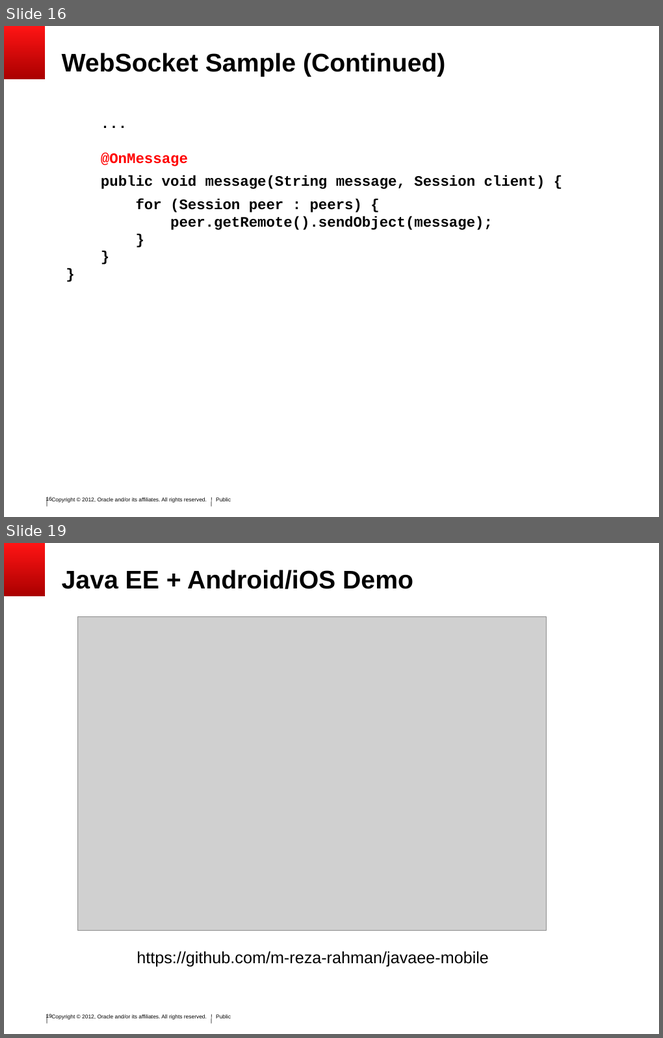
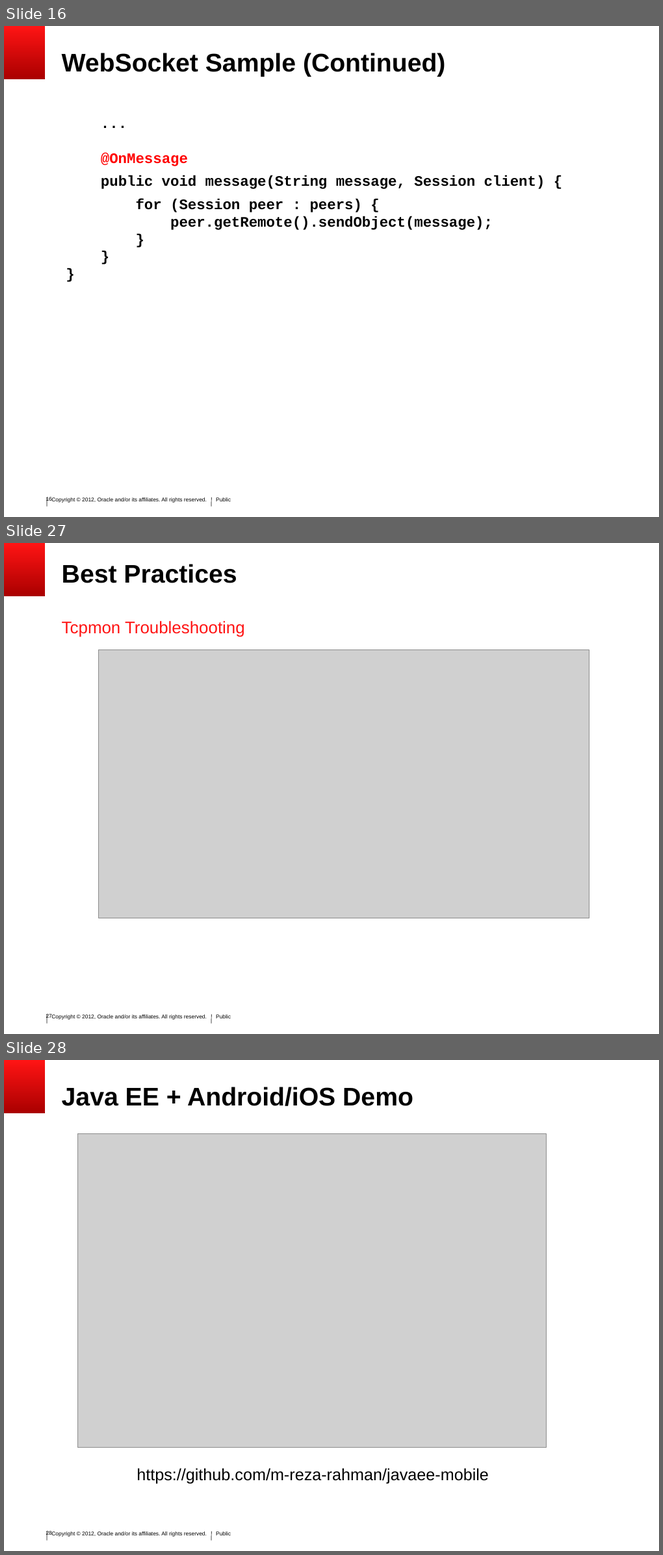
Before and after one commit to SoryBalde/javaee-mobile, a slide deck: javaee_mobile.ppt. Shown one above the other, each under a label of ours: slides 16 and 19 before the commit, slides 16, 27 and 28 after it; the slides between them are not shown. The pictures are 663x1038 and 663x1555 pixels, drawn with LibreOffice and Linux fonts; fonts in the diff are those of the drawing; grey boxes stand for pictures; background and template pictures are left out. Boxes give left, top, right and bottom in pixels: in the first picture for what was removed or moved away, otherwise in the second. Text is boxed around its words. In the diff, an @@ line names an element or a change of style, - is before the commit and + after.

```diff
--- a/javaee_mobile.ppt
+++ b/javaee_mobile.ppt
@@ slide 27 added at (4,543,659,1034), background #FFFFFF; not listed: 6 template elements that a slide beside it also shows @@
@@ title added at (62,564,237,583), 28 pt, text #000000, bold @@
+Best Practices
@@ text added at (62,621,245,637), 18.5 pt, text #FF1414 @@
+Tcpmon Troubleshooting
@@ picture added at (98,650,589,918) @@
@@ what was slide 19 is now slide 28 @@
@@ page number at (46,1531,52,1536): text changed @@
-19
+28
```
Also in this commit, not shown: 11 other slides added, 2 slides removed.
